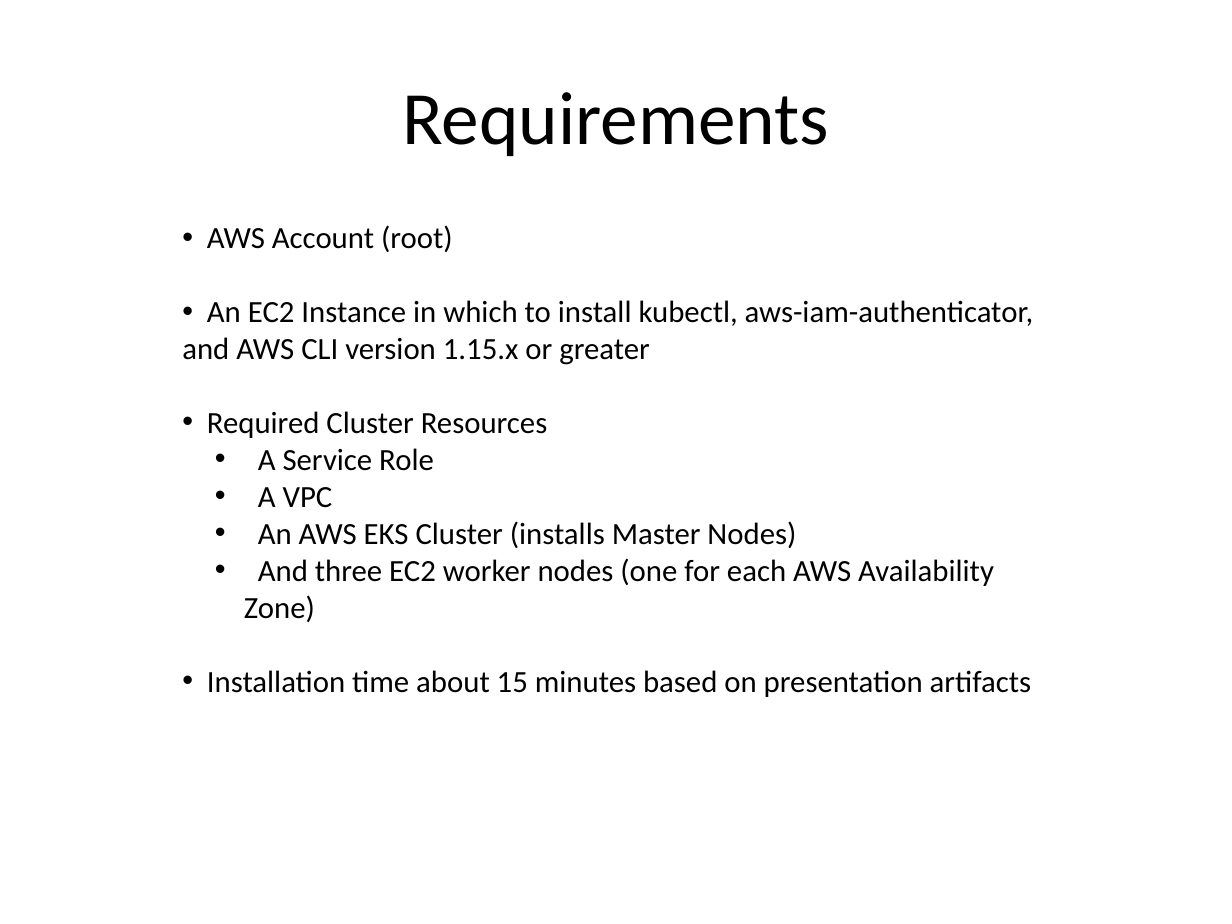
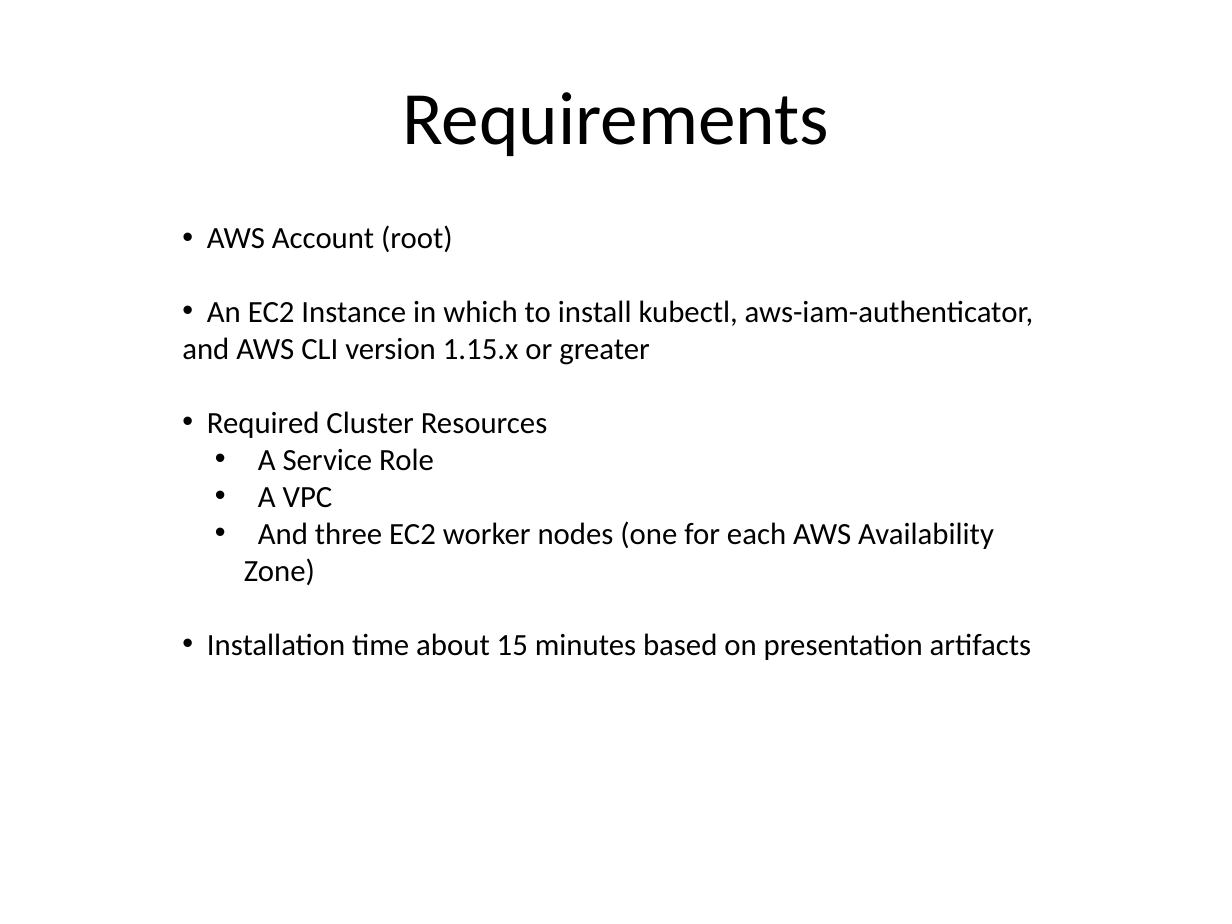
Before and after one commit to kskalvar/aws-eks-cluster-quickstart, a slide deck: slide 5 of slides/AWS-EKS-Cluster-Quickstart.pptx. Drawn at 1232x924 pixels with LibreOffice and Linux fonts; fonts in the diff are those of the drawing; background and template pictures are left out. Boxes give left, top, right and bottom in pixels: in the first picture for what was removed or moved away, otherwise in the second. Text is boxed around its words. In the diff, an @@ line names an element or a change of style, - is before the commit and + after.

```diff
--- a/slides/AWS-EKS-Cluster-Quickstart.pptx
+++ b/slides/AWS-EKS-Cluster-Quickstart.pptx
@@ text at bbox=[258, 521, 796, 548]: paragraph removed @@
-  • An AWS EKS Cluster (installs Master Nodes)
```
Also in this commit, not shown: 1 other slide changed.
